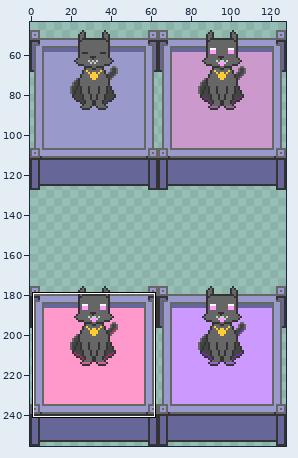
One commit to this sprite sheet: assets/sarcophagus.png. Above: a wide view before the commit, with the close-up outlined.
Close-up. Before:
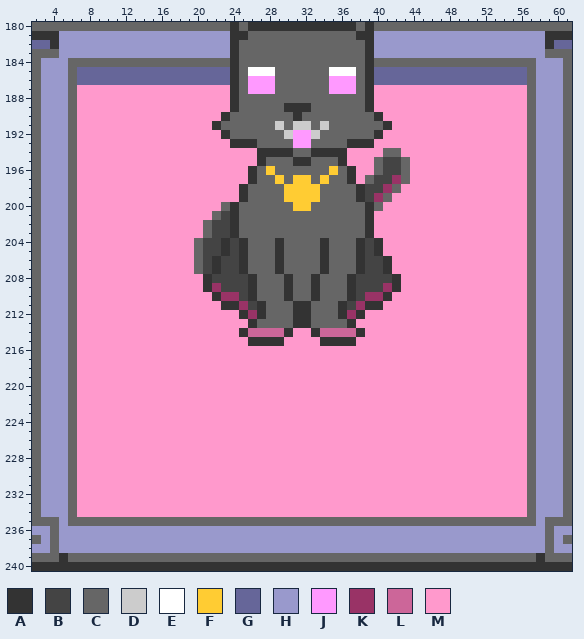
The file is 128x256 pixels. Shown: x 2..61, y 180..240. The wide view leaves out empty margins. The commit also changed other parts of the picture, which this record leaves out.
Palette (. is transparent): A #333333  B #444444  C #666666  D #cccccc  E #ffffff  F #ffcc33  G #666699  H #9999cc  J #ff99ff  K #993366  L #cc6699  M #ff99cc
The same view after the edit:
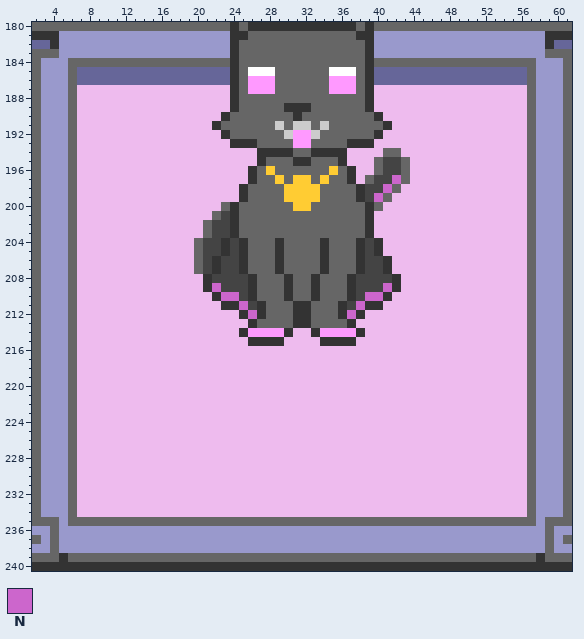
Colours new in this view: N #cc66cc
Changes in this commit:
colour M: #ff99cc -> #eebbee
y 197: x 42 K -> N
y 198: x 41 K -> N
y 199: x 40 K -> N
y 209: x 22 K -> N; x 41 K -> N
y 210: x 23..24 KK -> NN; x 39..40 KK -> NN
y 211: x 25 K -> N; x 38 K -> N
y 212: x 26 K -> N; x 37 K -> N
y 214: x 26..29 LLLL -> JJJJ; x 34..37 LLLL -> JJJJ
Where, in picture pixels (left, top, right, bottom), the same in both close-ups:
changed: (77, 85, 527, 517)
